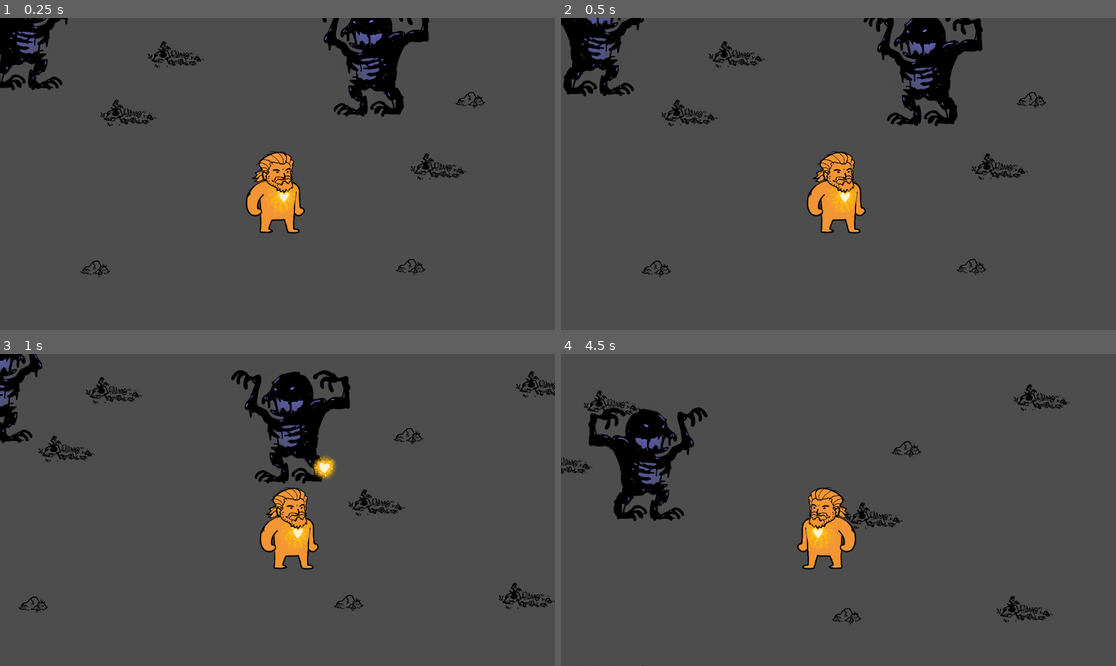
Above: before the commit, frames 1-4 (two rows, left to right).
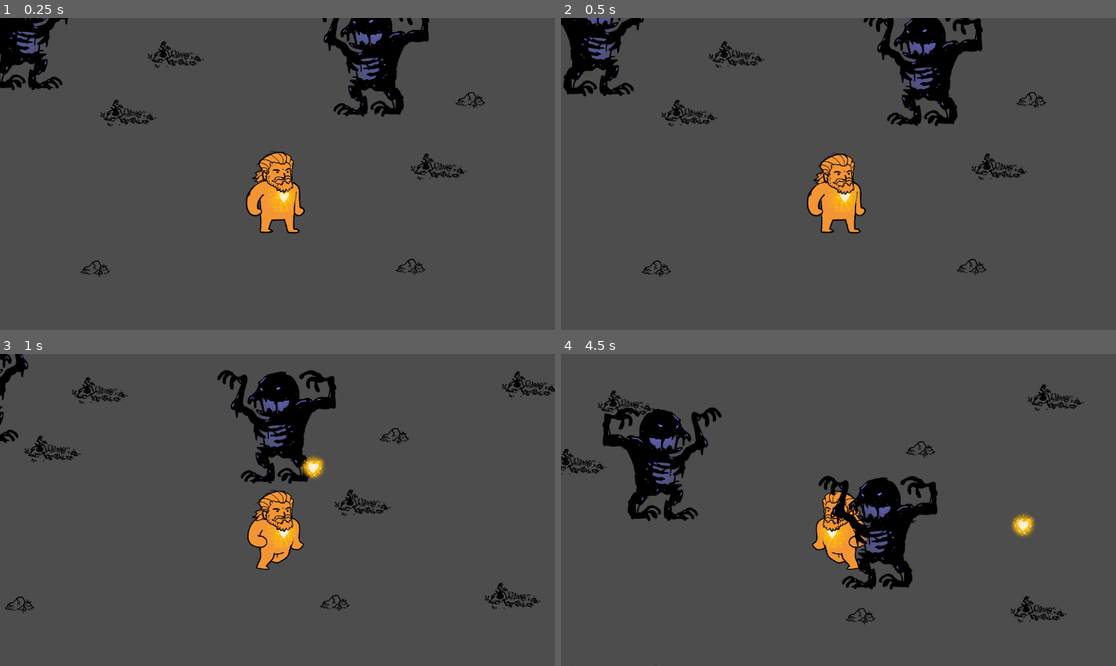
Above: after the commit, the same moments.

Repository: martindzejky/slavo-collab
Game: Godot game, scene res://main.tscn
Two runs of this game, one before a commit and one after it. Both use one fixed random seed, a clock stepped at 60 frames per second and the inputs below.
Inputs (mouse positions are in pixels of both pictures, inside the frame that each line leads up to):
- Up to frame 1 (0.25 s): no input
- Up to frame 2 (0.5 s): no input
- Up to frame 3 (1 s): move the mouse to (399, 494) at 0.52 s; press the mouse at (399, 494) at 0.53 s; hold D (move_right) from 0.53 s (still down)
- Up to frame 4 (4.5 s): move the mouse to (727, 525) at 1.27 s; release D (move_right) at 1.28 s; release the mouse at (727, 525) at 1.28 s; hold S (move_down) 1.28-2.03 s; click (727, 525) at 1.35 s; move the mouse to (894, 441) at 2.02 s; press the mouse at (894, 441) at 2.03 s; hold D (move_right) 2.03-2.78 s; move the mouse to (810, 572) at 2.77 s; release the mouse at (810, 572) at 2.78 s; hold W (move_up) 2.78-3.53 s; click (810, 572) at 2.85 s; move the mouse to (1005, 556) at 3.52 s; press the mouse at (1005, 556) at 3.53 s; hold A (move_left) from 3.53 s (still down); move the mouse to (672, 463) at 4.27 s; release the mouse at (672, 463) at 4.28 s; click (672, 463) at 4.35 s

Frame 1 is identical in both runs. In frame 2, 0.5% of the frame differs, in the area x 45-53%, y 42-57%; in frame 3, 8.3%; in frame 4, 9.9%, in the area x 0-95%, y 9-100%.

Commit message:
player animation

Diff:
--- a/objects/player.gd
+++ b/objects/player.gd
@@ -4,6 +4,7 @@
 # Movement properties
 @export var move_speed: float = 0
 var move_direction: Vector2 = Vector2.ZERO
+@export var animation_player: AnimationPlayer
 
 # Aiming properties
 var aim_direction: Vector2 = Vector2.ZERO
@@ -13,6 +14,7 @@
 # Shooting properties
 @export var cooldown_timer: Timer
 @export var projectile: PackedScene
+const projectile_offset: float = 10
 
 # Health
 @export var health: Health
@@ -22,6 +24,11 @@
   move_direction = Input.get_vector('move_left', 'move_right', 'move_up', 'move_down')
   velocity = move_direction * move_speed
   move_and_slide()
+
+  if velocity.length() > 0.01:
+    animation_player.play('run')
+  else:
+    animation_player.play('idle')
 
 func _process(_delta: float) -> void:
   # Handle aiming
@@ -44,5 +51,5 @@
   var shot_projectile = projectile.instantiate() as Projectile
   get_parent().add_child(shot_projectile)
 
-  shot_projectile.global_position = global_position
+  shot_projectile.global_position = global_position + aim_direction * projectile_offset
   shot_projectile.move_direction = aim_direction
--- a/objects/player.tscn
+++ b/objects/player.tscn
@@ -6,17 +6,116 @@
 [ext_resource type="Texture2D" uid="uid://bqc1pwpf8qst7" path="res://sprites/hero-heart.png" id="2_i825w"]
 [ext_resource type="PackedScene" uid="uid://cnkojjn1en3gk" path="res://objects/heart_projectile.tscn" id="5_f46kd"]
 [ext_resource type="Script" uid="uid://dbnki8y8un232" path="res://components/sprite_flip.gd" id="8_3rfka"]
+[ext_resource type="Texture2D" uid="uid://cljvtw2yvwpos" path="res://sprites/hero-run-1.png" id="8_i8sra"]
+[ext_resource type="Texture2D" uid="uid://c1w4cysc7numx" path="res://sprites/hero-run-2.png" id="9_4vq5b"]
 [ext_resource type="Script" uid="uid://cqc3anvu40jpp" path="res://components/health.gd" id="9_i8sra"]
+[ext_resource type="Texture2D" uid="uid://bqt37c31bmiie" path="res://sprites/hero-run-3.png" id="10_3nfmf"]
+[ext_resource type="Texture2D" uid="uid://b5aj1hcrauhyc" path="res://sprites/hero-run-4.png" id="11_3nfmf"]
 
 [sub_resource type="CapsuleShape2D" id="CapsuleShape2D_3rfka"]
 radius = 30.0
 height = 153.98
 
-[node name="player" type="CharacterBody2D" node_paths=PackedStringArray("cooldown_timer", "health") groups=["player"]]
+[sub_resource type="Animation" id="Animation_i825w"]
+resource_name = "idle"
+length = 1.00005
+loop_mode = 1
+step = 0.5
+tracks/0/type = "value"
+tracks/0/imported = false
+tracks/0/enabled = true
+tracks/0/path = NodePath("sprites/head:position")
+tracks/0/interp = 1
+tracks/0/loop_wrap = true
+tracks/0/keys = {
+"times": PackedFloat32Array(0, 0.5),
+"transitions": PackedFloat32Array(1, 1),
+"update": 1,
+"values": [Vector2(-17.5, -252), Vector2(-17, -244)]
+}
+tracks/1/type = "value"
+tracks/1/imported = false
+tracks/1/enabled = true
+tracks/1/path = NodePath("sprites/body:texture")
+tracks/1/interp = 1
+tracks/1/loop_wrap = true
+tracks/1/keys = {
+"times": PackedFloat32Array(0),
+"transitions": PackedFloat32Array(1),
+"update": 1,
+"values": [ExtResource("1_f46kd")]
+}
+
+[sub_resource type="Animation" id="Animation_3rfka"]
+length = 0.001
+tracks/0/type = "value"
+tracks/0/imported = false
+tracks/0/enabled = true
+tracks/0/path = NodePath("sprites/head:position")
+tracks/0/interp = 1
+tracks/0/loop_wrap = true
+tracks/0/keys = {
+"times": PackedFloat32Array(0),
+"transitions": PackedFloat32Array(1),
+"update": 0,
+"values": [Vector2(-17.5, -252)]
+}
+tracks/1/type = "value"
+tracks/1/imported = false
+tracks/1/enabled = true
+tracks/1/path = NodePath("sprites/body:texture")
+tracks/1/interp = 1
+tracks/1/loop_wrap = true
+tracks/1/keys = {
+"times": PackedFloat32Array(0),
+"transitions": PackedFloat32Array(1),
+"update": 1,
+"values": [ExtResource("1_f46kd")]
+}
+
+[sub_resource type="Animation" id="Animation_i8sra"]
+resource_name = "run"
+length = 0.500013
+loop_mode = 1
+step = 0.125
+tracks/0/type = "value"
+tracks/0/imported = false
+tracks/0/enabled = true
+tracks/0/path = NodePath("sprites/body:texture")
+tracks/0/interp = 1
+tracks/0/loop_wrap = true
+tracks/0/keys = {
+"times": PackedFloat32Array(0, 0.125, 0.25, 0.375),
+"transitions": PackedFloat32Array(1, 1, 1, 1),
+"update": 1,
+"values": [ExtResource("8_i8sra"), ExtResource("9_4vq5b"), ExtResource("10_3nfmf"), ExtResource("11_3nfmf")]
+}
+tracks/1/type = "value"
+tracks/1/imported = false
+tracks/1/enabled = true
+tracks/1/path = NodePath("sprites/head:position")
+tracks/1/interp = 1
+tracks/1/loop_wrap = true
+tracks/1/keys = {
+"times": PackedFloat32Array(0, 0.125, 0.25, 0.375),
+"transitions": PackedFloat32Array(1, 1, 1, 1),
+"update": 1,
+"values": [Vector2(-17.5, -252), Vector2(-17.5, -240), Vector2(-17.5, -252), Vector2(-17.5, -240)]
+}
+
+[sub_resource type="AnimationLibrary" id="AnimationLibrary_i8sra"]
+_data = {
+&"RESET": SubResource("Animation_3rfka"),
+&"idle": SubResource("Animation_i825w"),
+&"run": SubResource("Animation_i8sra")
+}
+
+[node name="player" type="CharacterBody2D" node_paths=PackedStringArray("animation_player", "cooldown_timer", "health") groups=["player"]]
 collision_mask = 3
 motion_mode = 1
 script = ExtResource("1_3rerk")
 move_speed = 700.0
+animation_player = NodePath("animation")
 cooldown_timer = NodePath("shoot_cooldown")
 projectile = ExtResource("5_f46kd")
 health = NodePath("health")
@@ -42,7 +141,6 @@
 [node name="camera" type="Camera2D" parent="."]
 position = Vector2(0, -243)
 zoom = Vector2(0.5, 0.5)
-position_smoothing_enabled = true
 position_smoothing_speed = 10.0
 
 [node name="shape" type="CollisionShape2D" parent="."]
@@ -58,4 +156,10 @@
 current_health = 3.0
 metadata/_custom_type_script = "uid://cqc3anvu40jpp"
 
+[node name="animation" type="AnimationPlayer" parent="."]
+libraries = {
+&"": SubResource("AnimationLibrary_i8sra")
+}
+autoplay = "idle"
+
 [connection signal="died" from="health" to="." method="queue_free"]
Not shown, changed: export_presets.cfg
Not shown: 1 places in objects/player.tscn that only renumber resources
